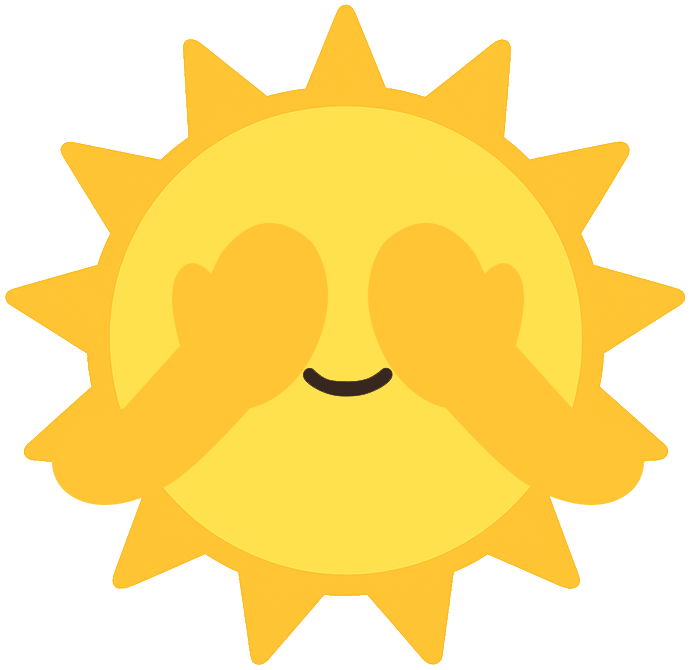
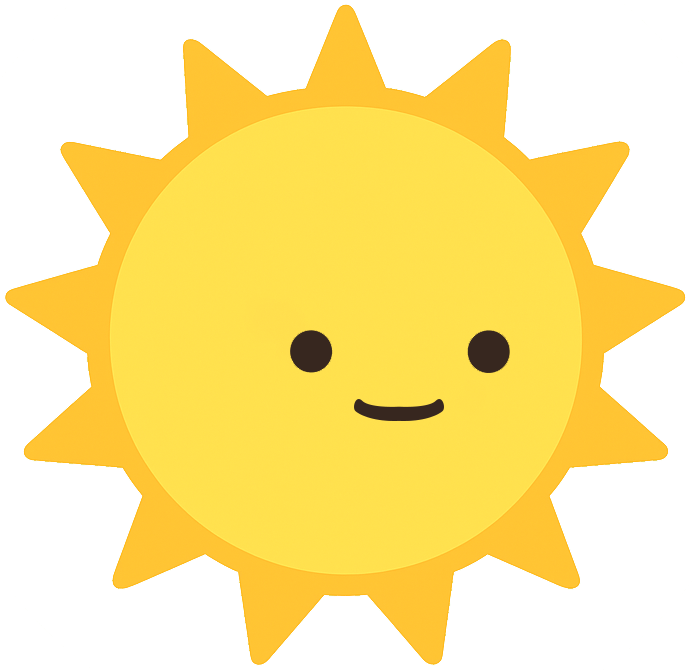
Layers edited between the first and the second 692px x 670px image:
added group "third animation" with 7 layers above "second animation" over left=234, top=304, right=510, bottom=421
added group "0.2" (1st of 3, in "third animation") with 1 layers in group "third animation" over left=290, top=330, right=510, bottom=421
added layer "Layer 8 copy 2" (1st of 3, in "third animation" › "0.2") in group "0.2" over left=290, top=330, right=510, bottom=421
hid group "password" (25 layers) over left=52, top=223, right=644, bottom=505
painted on "Shape 1" (1st of 2, in "password" › "hands-final") over left=376, top=223, right=449, bottom=256
